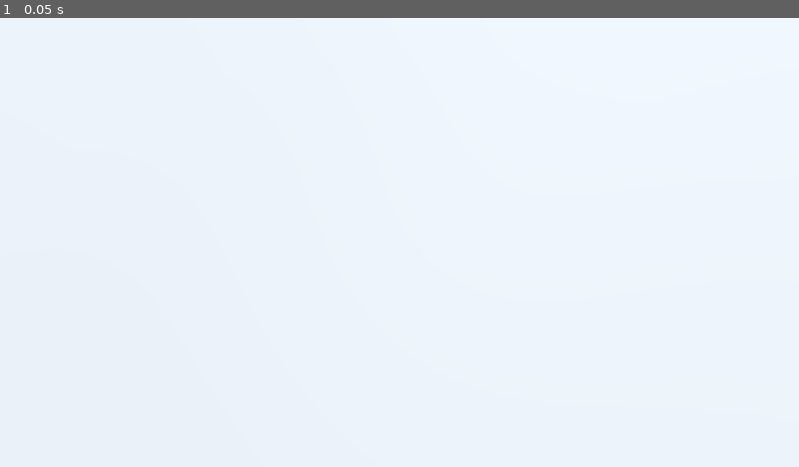
Above: before the commit, frame 1.
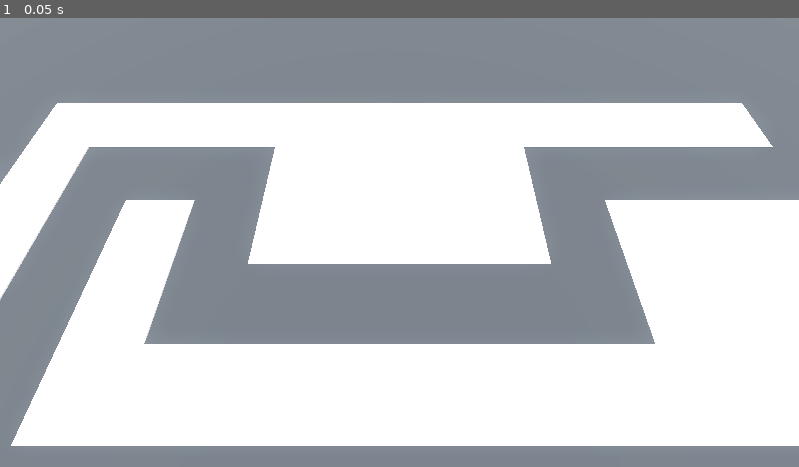
Above: after the commit, the same moment.

Repository: cosmo-the-deer/Barbarian-Blaster
Game: Godot game, scene res://BaseLevel.tscn
Two runs of this game, one before a commit and one after it. Both use one fixed random seed, a clock stepped at 60 frames per second and the inputs below. The project has no main scene, so this scene is started directly.
Inputs:
- Up to frame 1 (0.05 s): no input

The runs differ from the first frame. In frame 1, 49% of the frame differs, in the area x 0-100%, y 0-100%.

Commit message:
fixed the grid map and drew our map design

Diff:
--- a/BaseLevel.tscn
+++ b/BaseLevel.tscn
@@ -15,6 +15,9 @@
 tonemap_mode = 2
 glow_enabled = true
 
+[sub_resource type="StandardMaterial3D" id="StandardMaterial3D_lvb7b"]
+albedo_color = Color(0.244776, 0.244776, 0.244776, 1)
+
 [node name="BaseLevel" type="Node3D"]
 
 [node name="WorldEnvironment" type="WorldEnvironment" parent="."]
@@ -27,9 +30,16 @@
 [node name="CSGBox3D" type="CSGBox3D" parent="."]
 transform = Transform3D(1, 0, 0, 0, 1, 0, 0, 0, 1, 0, -1, 0)
 size = Vector3(100, 2, 100)
+material = SubResource("StandardMaterial3D_lvb7b")
 
 [node name="Camera3D" type="Camera3D" parent="."]
 transform = Transform3D(1, 0, 0, 0, 0.422618, 0.906308, 0, -0.906308, 0.422618, 0, 14.5, 9.5)
 
 [node name="GridMap" type="GridMap" parent="."]
 mesh_library = ExtResource("1_lvb7b")
+cell_size = Vector3(4, 2, 4)
+cell_center_y = false
+data = {
+"cells": PackedInt32Array(65535, 2, 0, 65535, 65534, 0, 0, 2, 0, 0, 65534, 0, 65530, 0, 0, 5, 0, 0, 5, 1, 0, 5, 2, 0, 4, 2, 655360, 3, 2, 0, 2, 2, 0, 1, 2, 0, 65534, 2, 0, 65533, 2, 0, 65532, 2, 0, 65530, 2, 0, 65530, 1, 0, 5, 65534, 0, 65530, 65535, 0, 4, 65534, 0, 3, 65534, 0, 2, 65534, 0, 1, 65534, 0, 65531, 65534, 0, 65530, 65534, 0, 65532, 65534, 0, 65533, 65534, 0, 65534, 65534, 0, 65532, 1, 0, 65532, 0, 0, 65534, 65535, 655360, 65534, 0, 655360, 65535, 0, 655360, 0, 0, 655360, 1, 0, 655360, 1, 65535, 655360, 3, 0, 655360, 4, 0, 655360, 4, 1, 655360, 0, 65535, 655360, 65535, 65535, 655360, 3, 1, 655360)
+}
+metadata/_editor_floor_ = Vector3(0, 0, 0)
Not shown: 1 places in BaseLevel.tscn that only renumber resources
